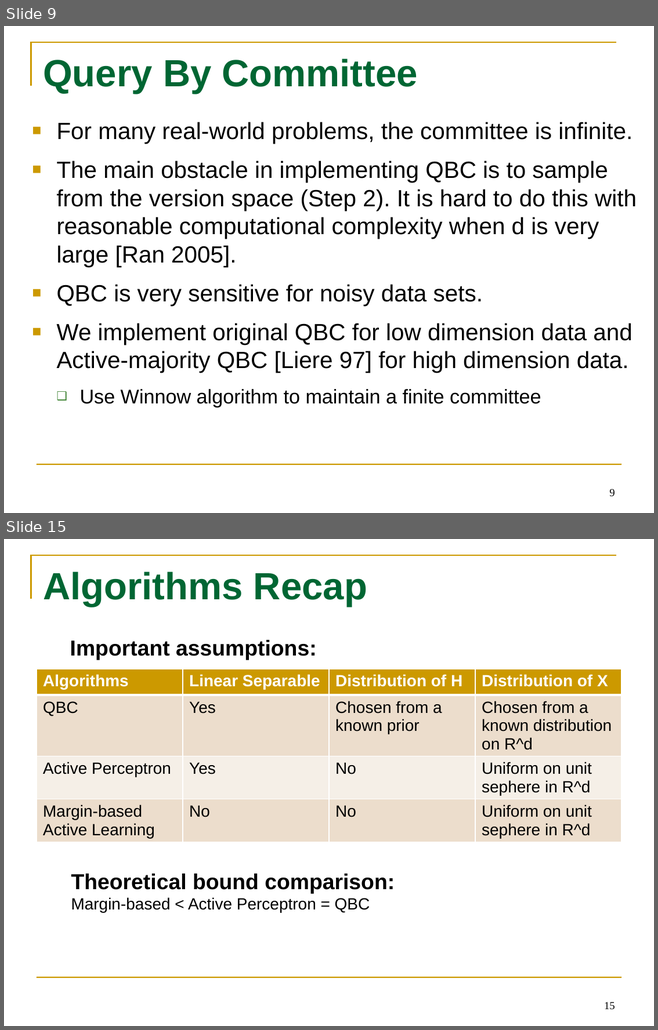
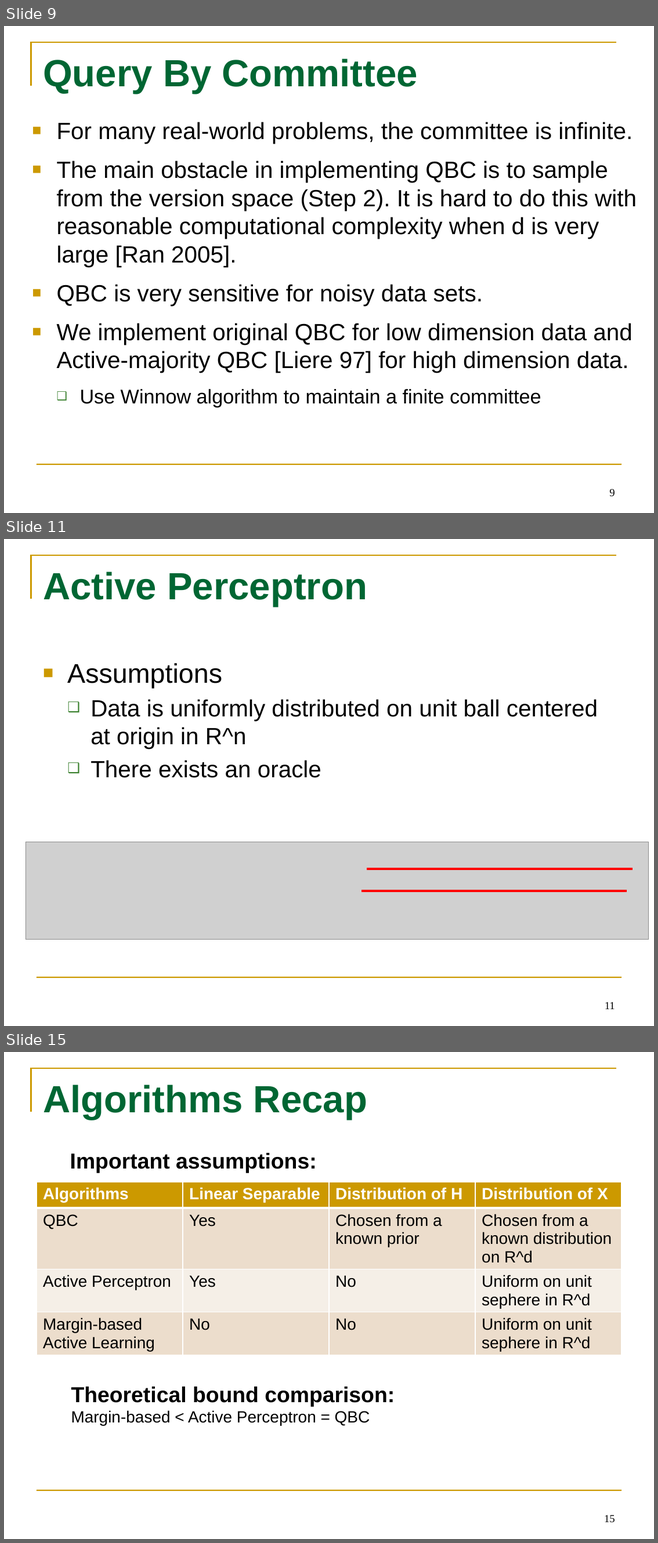
Before and after one commit to tttyy/Active-Learning, a slide deck: presentation/Activelearning.pptx. Shown one above the other, each under a label of ours: slides 9 and 15 before the commit, slides 9, 11 and 15 after it; the slides between them are not shown. The pictures are 658x1030 and 658x1543 pixels, drawn with LibreOffice and Linux fonts; fonts in the diff are those of the drawing; grey boxes stand for pictures. Boxes give left, top, right and bottom in pixels: in the first picture for what was removed or moved away, otherwise in the second. Text is boxed around its words. In the diff, an @@ line names an element or a change of style, - is before the commit and + after.

```diff
--- a/presentation/Activelearning.pptx
+++ b/presentation/Activelearning.pptx
@@ slide 11 added at [4,539,654,1026], background #FFFFFF; not listed: 2 template elements that a slide beside it also shows @@
@@ title added at [43,571,367,607], 42 pt, text #006633, bold @@
+Active Perceptron
@@ text added at [67,663,597,778], 26 pt, text #000000 @@
+■ Assumptions
+  ❑ Data is uniformly distributed on unit ball centered at origin in R^n
+  ❑ There exists an oracle
@@ picture added at [25,842,648,940] @@
@@ line added from (366, 869) to (632, 869), #FF0000 2.5 pt @@
@@ line added from (361, 891) to (626, 891), #FF0000 2.5 pt @@
@@ page number added at [604,1002,615,1009], 12 pt, text #000000 @@
+11
```
Also in this commit, not shown: 6 slides changed, 1 other slide added, 1 slide removed.
